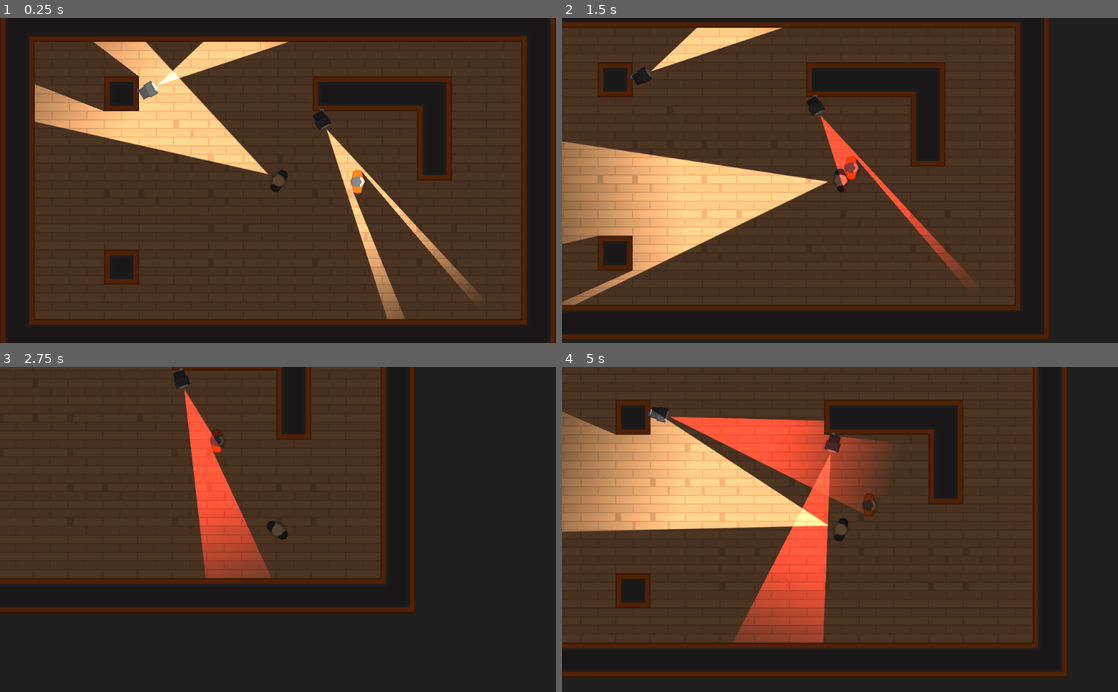
Above: before the commit, frames 1-4 (two rows, left to right).
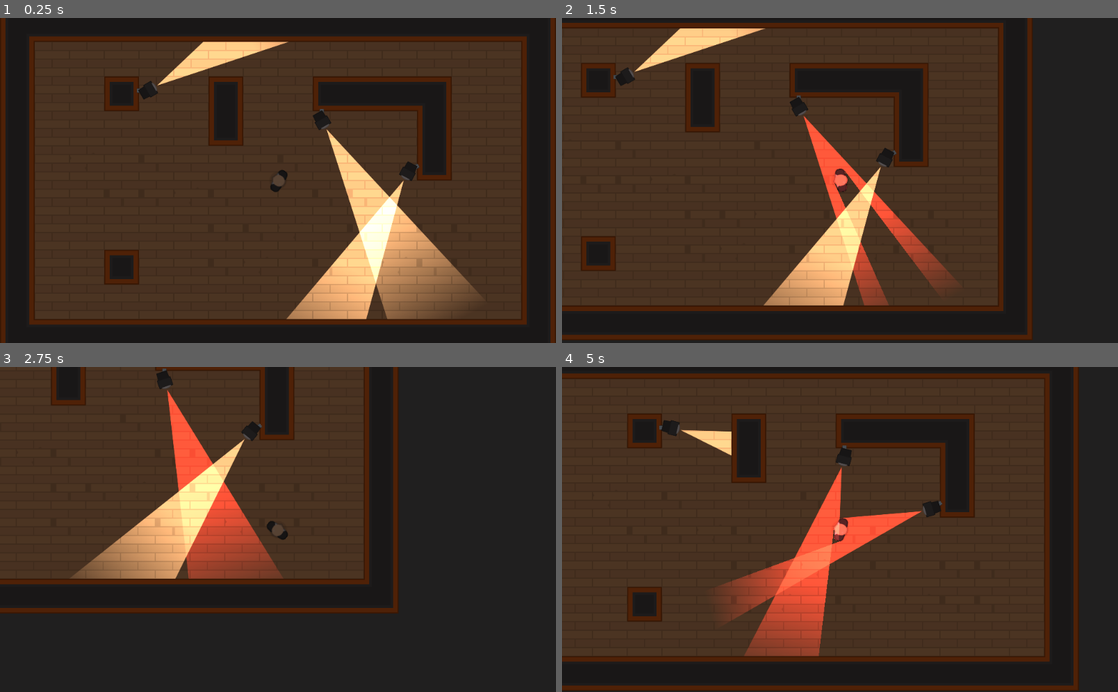
Above: after the commit, the same moments.

Repository: samvauclain/udemy-discovering-godot
Game: Godot game, scene res://Levels/TemplateLevel.tscn
Two runs of this game, one before a commit and one after it. Both use one fixed random seed, a clock stepped at 60 frames per second and the inputs below.
Inputs (mouse positions are in pixels of both pictures, inside the frame that each line leads up to):
- Up to frame 1 (0.25 s): no input
- Up to frame 2 (1.5 s): tap Enter at 0.5 s; move the mouse to (962, 164) at 0.52 s; hold D (move_right) 0.53-1.28 s; tap Space (torch_toggle) at 0.6, 1.35 s; move the mouse to (728, 196) at 1.27 s; hold S (move_down) from 1.28 s (still down)
- Up to frame 3 (2.75 s): move the mouse to (333, 458) at 2.02 s; release S (move_down) at 2.03 s; hold D (move_right) from 2.03 s (still down); tap Space (torch_toggle) at 2.1 s
- Up to frame 4 (5 s): move the mouse to (812, 594) at 2.77 s; release D (move_right) at 2.78 s; hold W (move_up) 2.78-3.53 s; tap Space (torch_toggle) at 2.85, 3.6, 4.35 s; move the mouse to (1006, 578) at 3.52 s; hold A (move_left) from 3.53 s (still down); move the mouse to (673, 480) at 4.27 s

The runs differ from the first frame. In frame 1, 14% of the frame differs, in the area x 6-85%, y 7-93%; in frame 2, 29%; in frame 3, 13%; in frame 4, 41%, in the area x 0-93%, y 0-100%.
Error after the commit: Invalid get index 'enabled' (on base: 'null instance'). (res://Player.gd:27)

Commit message:
finished 4-43

Diff:
--- a/Heist_Meisters/Characters/NPCs/Camera.tscn
+++ b/Heist_Meisters/Characters/NPCs/Camera.tscn
@@ -35,6 +35,8 @@
 position = Vector2( 5.49695, 0 )
 rotation = 0.523599
 scale = Vector2( 0.7, 0.5 )
+collision_layer = 4
+collision_mask = 3
 script = ExtResource( 4 )
 __meta__ = {
 "_edit_group_": true
--- a/Heist_Meisters/Characters/NPCs/PlayerDetection.gd
+++ b/Heist_Meisters/Characters/NPCs/PlayerDetection.gd
@@ -3,6 +3,7 @@
 const FOV_TOLERANCE = 20
 const RED = Color(1,0.25,0.25)
 const WHITE = Color(1,1,1)
+const MAX_DETECTION_RANGE = 480
 
 var Player
 
@@ -11,7 +12,7 @@
 	Player = get_node("/root").find_node("Player", true, false)
 
 func _process(delta):
-	if Player_in_FOV():
+	if Player_in_FOV() and Player_in_LOS():
 		$Torch.color = RED
 	else:
 		$Torch.color = WHITE
@@ -24,3 +25,19 @@
 		return true
 	else:
 		return false
+
+
+func Player_in_LOS():
+	var space = get_world_2d().direct_space_state
+	var LOS_obstacle = space.intersect_ray(global_position, Player.global_position, [self], collision_mask)
+
+	if not LOS_obstacle:
+		return false
+
+	var distance_to_player = Player.global_position.distance_to(global_position)
+	var Player_in_Range = distance_to_player < MAX_DETECTION_RANGE
+
+	if LOS_obstacle.collider == Player and Player_in_Range:
+		return true
+	else:
+		return false
--- a/Heist_Meisters/Characters/Player.tscn
+++ b/Heist_Meisters/Characters/Player.tscn
@@ -1,19 +1,12 @@
-[gd_scene load_steps=5 format=2]
+[gd_scene load_steps=4 format=2]
 
 [ext_resource path="res://Characters/TemplateCharacter.tscn" type="PackedScene" id=1]
 [ext_resource path="res://Player.gd" type="Script" id=2]
 [ext_resource path="res://GFX/PNG/Hitman 1/hitman1_stand.png" type="Texture" id=3]
-[ext_resource path="res://Lightmaps/torchmap.png" type="Texture" id=4]
 
 [node name="Player" instance=ExtResource( 1 )]
+collision_mask = 6
 script = ExtResource( 2 )
 
 [node name="Sprite" parent="." index="0"]
 texture = ExtResource( 3 )
-
-[node name="Torch" type="Light2D" parent="." index="2"]
-position = Vector2( 16.75, 0 )
-texture = ExtResource( 4 )
-offset = Vector2( 320, 0 )
-shadow_enabled = true
-shadow_color = Color( 0.101961, 0.0941176, 0.0941176, 0 )
--- a/Heist_Meisters/Levels/TemplateLevel.tscn
+++ b/Heist_Meisters/Levels/TemplateLevel.tscn
@@ -1,16 +1,17 @@
-[gd_scene load_steps=5 format=2]
+[gd_scene load_steps=4 format=2]
 
 [ext_resource path="res://Tiles/Tiles.tres" type="TileSet" id=1]
 [ext_resource path="res://Characters/Player.tscn" type="PackedScene" id=2]
-[ext_resource path="res://Characters/TemplateCharacter.tscn" type="PackedScene" id=3]
 [ext_resource path="res://Characters/NPCs/Camera.tscn" type="PackedScene" id=4]
 
 [node name="TemplateLevel" type="Node2D"]
 
 [node name="TileMap" type="TileMap" parent="."]
 tile_set = ExtResource( 1 )
+collision_layer = 2
+collision_mask = 5
 format = 1
-tile_data = PoolIntArray( -262152, 4, 0, -262151, 4, 2, -262 …(510 unchanged characters)… , 4, 196614, -131076, 5, 0, -131075, 5, 4, -131074, 5, 4, -131073, 5, 0, -196608, 5, 0, -196607, 4, 65542, -196606, 4, 2, -196605, 4, 2, -196604, 4, 1, -196603, 5, 0, -196602, 5, 0, -196601, 4, 65538, -65544, 4, 65538, -65543, 5, 0, -65542, 5, 0, -65541, 5, 0, -65540, 5, 0, -65539, 5, 2, -65538, 5, 4, -65537, 5, 0, -131072, 5, 0, -131071, 5, 0, -131070, 5, 0, -131069, 5, 0, -131068, 4, 65538, -131067, 5, 0, -131066, 5, 0, -131065, 4, 65538, -8, 4, 65538, -7, 5, 0, -6, 5, 4, -5, 5, 0, -4, 5, 2, -3, 5, 2, -2, 5, 2, -1, 5, 0, -65536, 5, 2, -65535, 5, 0,  …(1228 unchanged characters)…
+tile_data = PoolIntArray( -262152, 4, 0, -262151, 4, 2, -262 …(510 unchanged characters)… , 4, 196614, -131076, 5, 0, -131075, 5, 0, -131074, 4, 65541, -131073, 5, 0, -196608, 5, 0, -196607, 4, 65542, -196606, 4, 2, -196605, 4, 2, -196604, 4, 1, -196603, 5, 0, -196602, 5, 0, -196601, 4, 65538, -65544, 4, 65538, -65543, 5, 0, -65542, 5, 0, -65541, 5, 0, -65540, 5, 0, -65539, 5, 0, -65538, 4, 6, -65537, 5, 0, -131072, 5, 0, -131071, 5, 0, -131070, 5, 0, -131069, 5, 0, -131068, 4, 65538, -131067, 5, 0, -131066, 5, 0, -131065, 4, 65538, -8, 4, 65538, -7, 5, 0, -6, 5, 4, -5, 5, 0, -4, 5, 2, -3, 5, 0, -2, 5, 0, -1, 5, 0, -65536, 5, 2, -65535, 5, 0,  …(1228 unchanged characters)…
 
 [node name="Player" parent="." instance=ExtResource( 2 )]
 
@@ -19,9 +20,6 @@
 
 [node name="CanvasModulate" type="CanvasModulate" parent="."]
 color = Color( 0.341176, 0.317647, 0.317647, 1 )
-
-[node name="TemplateCharacter" parent="." instance=ExtResource( 3 )]
-position = Vector2( 148.5, 2 )
 
 [node name="Cameras" type="Node" parent="."]
 
@@ -32,3 +30,7 @@
 [node name="Camera2" parent="Cameras" instance=ExtResource( 4 )]
 position = Vector2( -244.311, -166.281 )
 rotation = -0.0116624
+
+[node name="Camera3" parent="Cameras" instance=ExtResource( 4 )]
+position = Vector2( 245.359, -19.4246 )
+rotation = 2.58106
--- a/Heist_Meisters/project.godot
+++ b/Heist_Meisters/project.godot
@@ -26,29 +26,35 @@
 
 move_up={
 "deadzone": 0.5,
-"events": [ Object(InputEventKey,"resource_local_to_scene":false,"resource_name":"","device":0,"alt":false,"shift":false,"control":false,"meta":false,"command":false,"pressed":false,"scancode":87,"physical_scancode":0,"unicode":0,"echo":false,"script":null)
+"events": [ Object(InputEventKey,"resource_local_to_scene":false,"resource_name":"","device":0,"alt":false,"shift":false,"control":false,"meta":false,"command":false,"pressed":false,"scancode":87,"unicode":0,"echo":false,"script":null)
  ]
 }
 move_down={
 "deadzone": 0.5,
-"events": [ Object(InputEventKey,"resource_local_to_scene":false,"resource_name":"","device":0,"alt":false,"shift":false,"control":false,"meta":false,"command":false,"pressed":false,"scancode":83,"physical_scancode":0,"unicode":0,"echo":false,"script":null)
+"events": [ Object(InputEventKey,"resource_local_to_scene":false,"resource_name":"","device":0,"alt":false,"shift":false,"control":false,"meta":false,"command":false,"pressed":false,"scancode":83,"unicode":0,"echo":false,"script":null)
  ]
 }
 move_left={
 "deadzone": 0.5,
-"events": [ Object(InputEventKey,"resource_local_to_scene":false,"resource_name":"","device":0,"alt":false,"shift":false,"control":false,"meta":false,"command":false,"pressed":false,"scancode":65,"physical_scancode":0,"unicode":0,"echo":false,"script":null)
+"events": [ Object(InputEventKey,"resource_local_to_scene":false,"resource_name":"","device":0,"alt":false,"shift":false,"control":false,"meta":false,"command":false,"pressed":false,"scancode":65,"unicode":0,"echo":false,"script":null)
  ]
 }
 move_right={
 "deadzone": 0.5,
-"events": [ Object(InputEventKey,"resource_local_to_scene":false,"resource_name":"","device":0,"alt":false,"shift":false,"control":false,"meta":false,"command":false,"pressed":false,"scancode":68,"physical_scancode":0,"unicode":0,"echo":false,"script":null)
+"events": [ Object(InputEventKey,"resource_local_to_scene":false,"resource_name":"","device":0,"alt":false,"shift":false,"control":false,"meta":false,"command":false,"pressed":false,"scancode":68,"unicode":0,"echo":false,"script":null)
  ]
 }
 torch_toggle={
 "deadzone": 0.5,
-"events": [ Object(InputEventKey,"resource_local_to_scene":false,"resource_name":"","device":0,"alt":false,"shift":false,"control":false,"meta":false,"command":false,"pressed":false,"scancode":32,"physical_scancode":0,"unicode":0,"echo":false,"script":null)
+"events": [ Object(InputEventKey,"resource_local_to_scene":false,"resource_name":"","device":0,"alt":false,"shift":false,"control":false,"meta":false,"command":false,"pressed":false,"scancode":32,"unicode":0,"echo":false,"script":null)
  ]
 }
+
+[layer_names]
+
+2d_physics/layer_1="Player"
+2d_physics/layer_2="Tilemap"
+2d_physics/layer_3="NPC"
 
 [physics]
 
